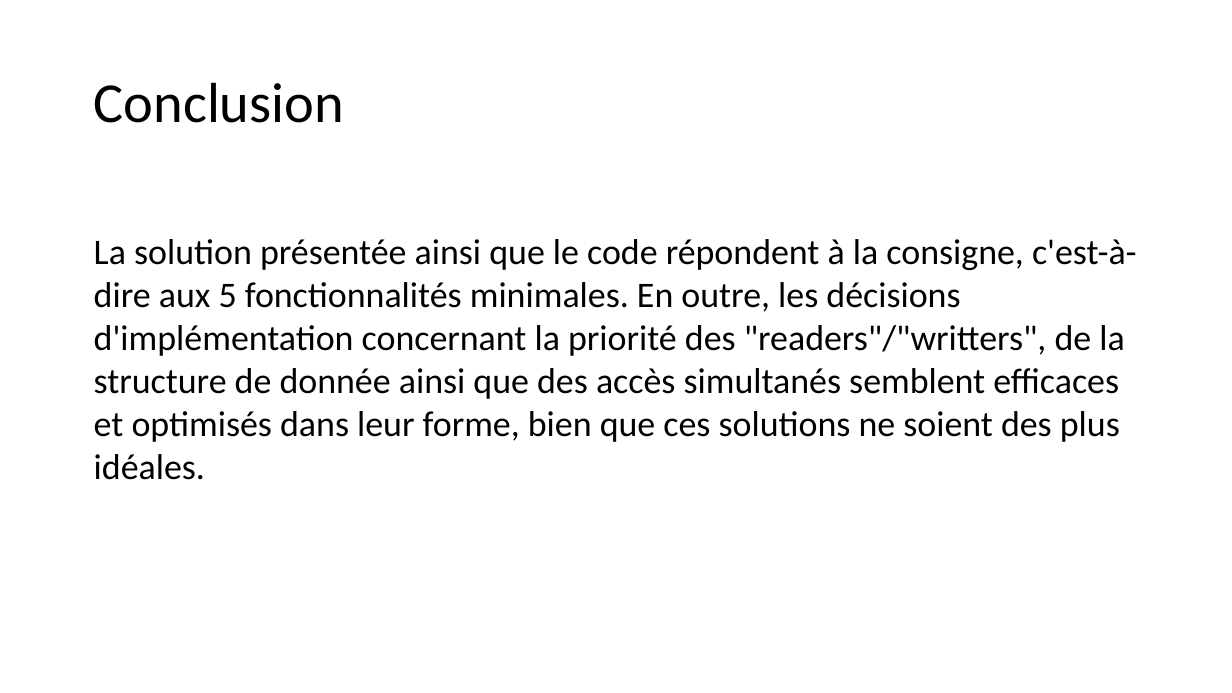
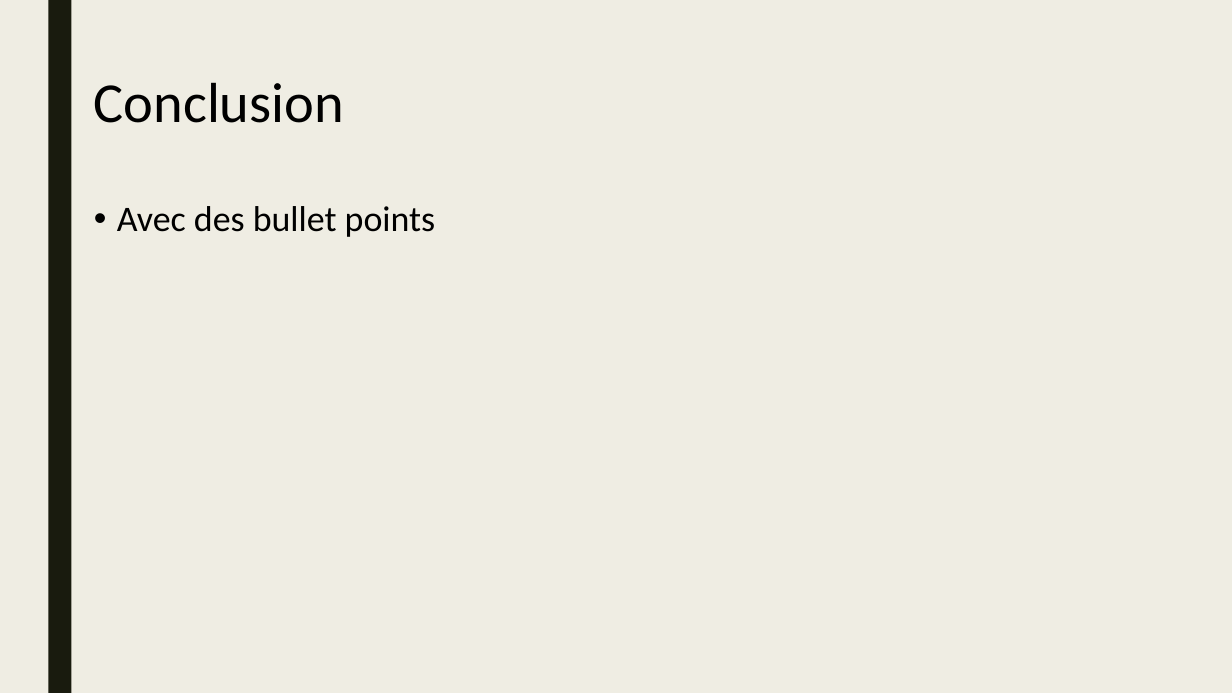
Before and after one commit to inefix/Key-Value-Store, a slide deck: slide 13 of presentation/KVS_presentation.pptx. Drawn at 1232x693 pixels with LibreOffice and Linux fonts; fonts in the diff are those of the drawing. Boxes give left, top, right and bottom in pixels: in the first picture for what was removed or moved away, otherwise in the second. Text is boxed around its words. In the diff, an @@ line names an element or a change of style, - is before the commit and + after.

Commit message:
ppt

```diff
--- a/presentation/KVS_presentation.pptx
+++ b/presentation/KVS_presentation.pptx
@@ background #FFFFFF to #EFEDE3 @@
@@ rectangle added at (48, 0, 71, 693), fill #191B0E @@
@@ text at (117, 206, 436, 237): text changed @@
-La solution présentée ainsi que le code répondent à la consigne, c'est-à-dire aux 5 fonctionnalités minimales. En outre, les décisions d'implémentation concernant la priorité des "readers"/"writters", de la structure de donnée ainsi que des accès simultanés semblent efficaces et optimisés dans leur forme, bien que ces solutions ne soient des plus idéales.
+• Avec des bullet points
```
Also in this commit, not shown: 11 other slides changed, 2 slides added, 2 slides removed.
